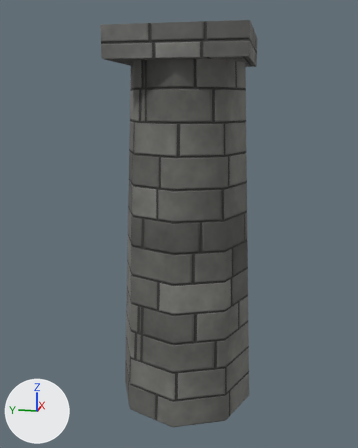
Renders of the glTF model public/models/ville_ruine_pilier.glb from each side of a commit.
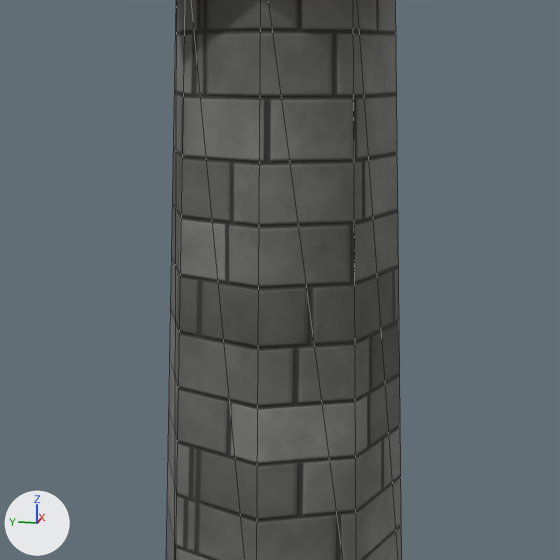
Old and new are each drawn whole from a 50 mm lens placed at (-6.23, -1.15, 3.96), pointed at (-0.01, 0.09, 2.41) and again close up on the part from 11% to 93% of the width and 16% to 81% of the height. The lights are fixed; the arrows at lower left show +X, +Y and +Z. The older version's two pictures come first. The close-ups show mesh edges as thin lines. Vertices at exactly the same position are counted once.

The older version as bpy lines, for what is in view:
```python
me_ruine_pilier = bpy.data.meshes.new('ruine_pilier')
me_ruine_pilier.from_pydata(...)  # 28 vertices, 44 faces; spans x -0.9..0.9, y -0.9..0.9, z 0.0..4.78
me_ruine_pilier.materials.append(mat_pierre)
ob_ruine_pilier = bpy.data.objects.new('ruine_pilier', me_ruine_pilier)
ob_ruine_pilier.location = (0.0, 0.0, 0.0)
```
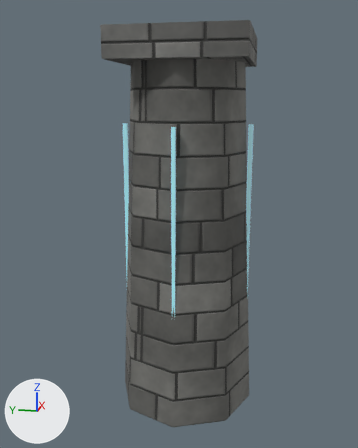
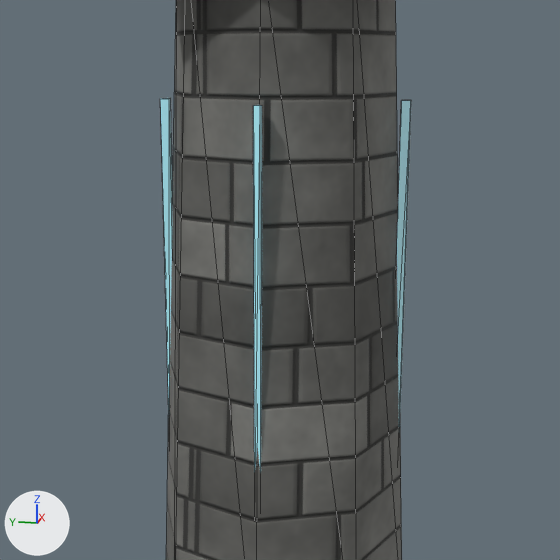
Boxes [x1, y1, x2, y2] around the edits, measured in the close-ups (560 x 560 px):
'ruine_pilier', reshaped: before [166, 0, 402, 560]; after [160, 0, 411, 560]
part 1 of me_ruine_pilier, added (cyan): after [397, 100, 411, 426]
part 2 of me_ruine_pilier, added (cyan): after [253, 105, 262, 473]
part 3 of me_ruine_pilier, added (cyan): after [160, 98, 173, 403]

Diff of the bpy script that builds the scene:
```diff
--- a/public/models/ville_ruine_pilier.glb.py
+++ b/public/models/ville_ruine_pilier.glb.py
@@ mat_glow @@
+mat_glow = bpy.data.materials.new('glow')
+mat_glow.use_nodes = True; mat_glow.node_tree.nodes.clear()
+_N = mat_glow.node_tree.nodes; _L = mat_glow.node_tree.links
+n0 = _N.new('ShaderNodeBsdfPrincipled'); n0.name = 'Principled BSDF'
+n0.inputs[28].default_value = 0.12  # 'Emission Strength'
+n1 = _N.new('ShaderNodeOutputMaterial'); n1.name = 'Material Output'
+n2 = _N.new('ShaderNodeVertexColor'); n2.name = 'Color Attribute'
+_L.new(n0.outputs[0], n1.inputs[0])  # 'BSDF' to 'Surface'
+_L.new(n2.outputs[0], n0.inputs[0])  # 'Color' to 'Base Color'
@@ me_ruine_pilier @@
 # used by ob_ruine_pilier; location = (0.0, 0.0, 0.0)
-me_ruine_pilier.from_pydata(...)  # 28 vertices, 44 faces; spans x -0.9..0.9, y -0.9..0.9, z 0.0..4.78
+me_ruine_pilier.from_pydata(...)  # 60 vertices, 92 faces; spans x -0.9..0.9, y -0.9..0.9, z 0.0..4.78
+# me_ruine_pilier part 1: a new loose piece, a box spanning x -0.02..0.02, y -0.83..-0.77, z 1.1..3.7, in mat_glow
+# me_ruine_pilier part 2: a new loose piece, a box spanning x -0.83..-0.77, y -0.02..0.02, z 1.1..3.7, in mat_glow
+# me_ruine_pilier part 3: a new loose piece, a box spanning x -0.02..0.02, y 0.77..0.83, z 1.1..3.7, in mat_glow
+# other edits to the shape of me_ruine_pilier do not show in these pictures
 me_ruine_pilier.materials.append(mat_pierre)
+me_ruine_pilier.materials.append(mat_glow)
```
